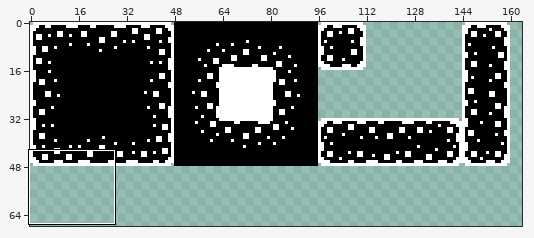
File history of a pixel-art file, Aseprite/Tiles/tiles_256x256.aseprite. Above: a wide view before the commit, with the close-up outlined.
Close-up. Earlier state:
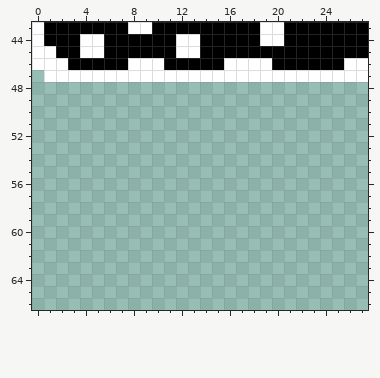
256x256 pixels, 1 frame. Shown: x 0..27, y 43..66. The wide view leaves out empty margins.
After:
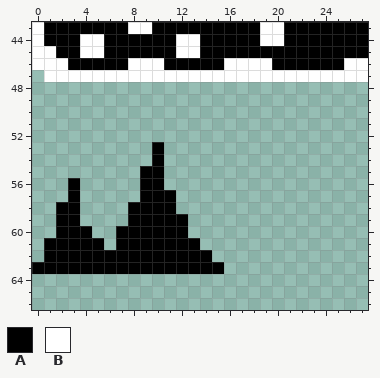
Palette (. is transparent): A #000000  B #ffffff
From old to new:
Colour A now appears in rows 53 to 54 at x 10; in row 55 at x 9 to 10; in row 56 at x 3 and 9 to 10; in row 57 at x 3 and 9 to 11; in row 58 at x 2 to 3 and 8 to 11; in row 59 at x 2 to 3 and 8 to 12.
Colour A now appears in row 60 at x 2 to 4 and 7 to 12; in row 61 at x 1 to 5 and 7 to 13; in row 62 at x 1 to 14; in row 63 at x 0 to 15.
Pixel boxes of the changes (left, top, right, bottom) in both close-ups:
added: (32, 142, 224, 274)
